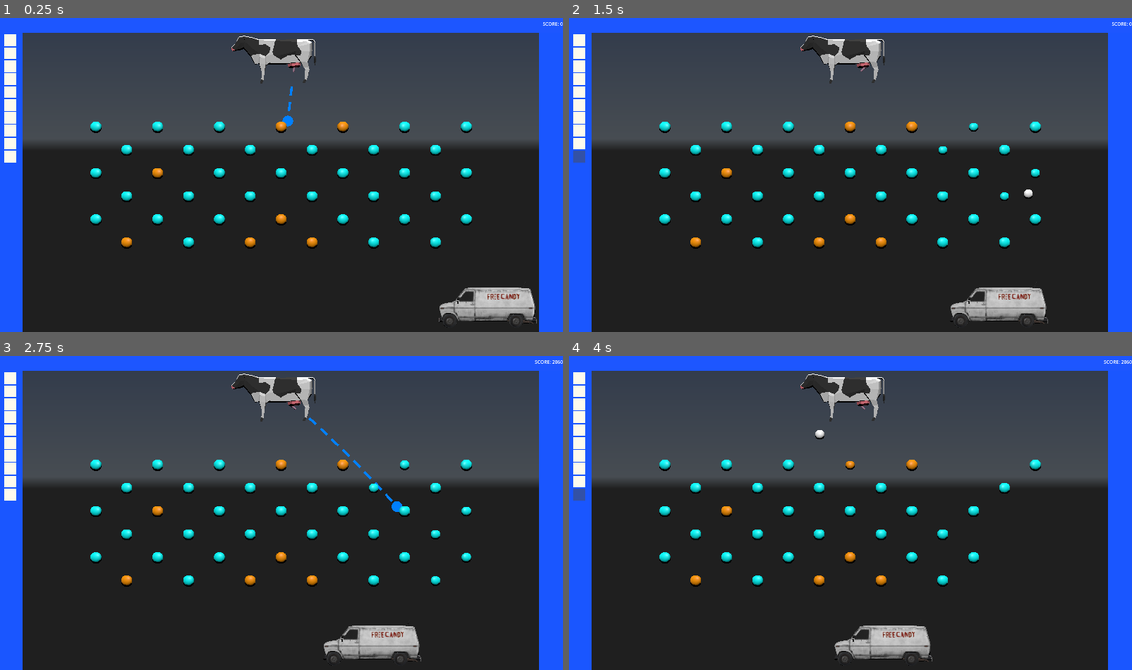
Above: before the commit, frames 1-4 (two rows, left to right).
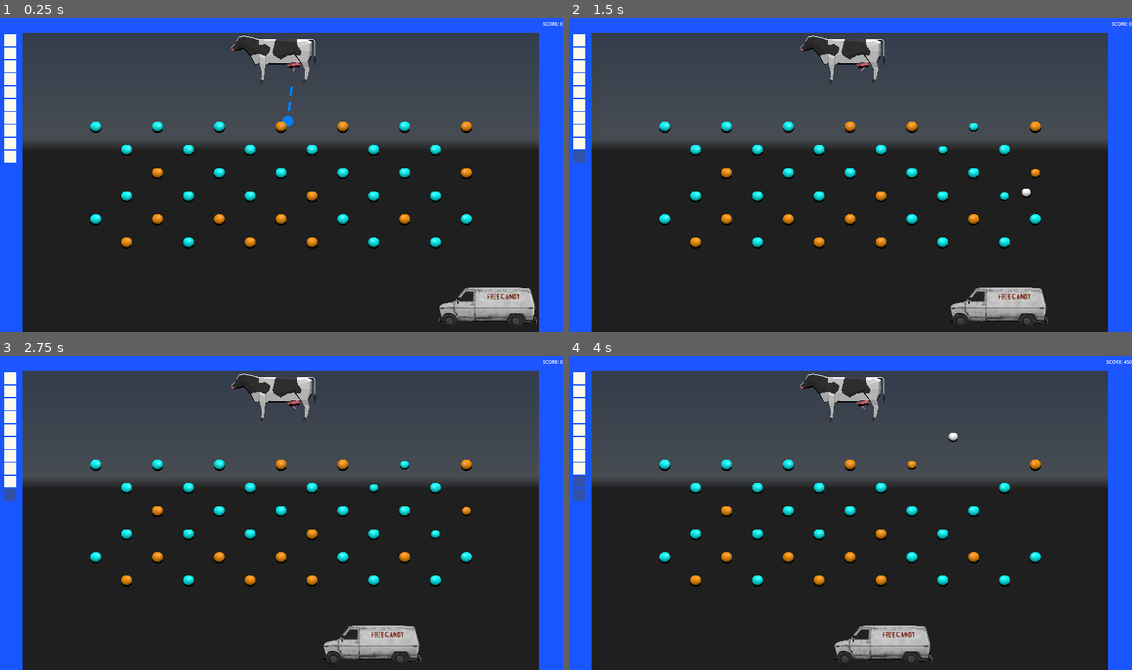
Above: after the commit, the same moments.

Repository: Temia116/Milke-2--Into-the-third-dimension
Game: Godot game, scene res://scenes/node_3d.tscn
Same seed, same stepped clock (60 frames per second), same inputs: the game is played once before the commit and once after it. A sky picture missing from this copy of the repository is replaced by a grey-blue gradient. Video files are missing from this copy of the repository; at most half a second of black plays in their place.
Inputs (mouse positions are in pixels of both pictures, inside the frame that each line leads up to):
- Up to frame 1 (0.25 s): no input
- Up to frame 2 (1.5 s): tap Enter at 0.5 s; move the mouse to (974, 159) at 0.52 s; tap E at 0.6, 1.35 s; click (974, 159) at 0.67 s; move the mouse to (737, 190) at 1.27 s; click (737, 190) at 1.42 s
- Up to frame 3 (2.75 s): move the mouse to (337, 440) at 2.02 s; tap E at 2.1 s; click (337, 440) at 2.17 s
- Up to frame 4 (4 s): move the mouse to (822, 575) at 2.77 s; tap E at 2.85, 3.6 s; click (822, 575) at 2.92 s; move the mouse to (1019, 560) at 3.52 s; click (1019, 560) at 3.67 s

The runs differ from the first frame. In frame 1, 0.4% of the frame differs, in the area x 16-84%, y 33-66%; in frame 2, 0.4%; in frame 3, 0.7%, in the area x 0-100%, y 1-74%; in frame 4, 0.7%.
Error after the commit: Invalid call. Nonexistent function 'activate_cow_ability' in base 'Node (GameManager.gd)'. (res://scenes/node_3d.gd:153)

Commit message:
fart
fart

Diff:
--- a/GameManager.gd
+++ b/GameManager.gd
@@ -6,6 +6,7 @@
 signal balls_changed(new_count: int)
 signal level_complete
 signal game_over
+signal threshold_bonus_ball  # emitted when a score threshold is crossed
 
 # --- Game State ---
 enum State { IDLE, AIMING, BALL_IN_PLAY, LEVEL_COMPLETE, GAME_OVER }
@@ -13,7 +14,7 @@
 
 # --- Score ---
 var score: int = 0
-var multiplier: int = 1
+var multiplier: int = 1          # resets to 1 at the start of each shot
 
 # --- Balls ---
 var balls_remaining: int = 10
@@ -26,37 +27,77 @@
 const MAX_LEVEL: int = 3
 var current_level: int = 1
 
+# --- Score Threshold Bonus ---
+const THRESHOLD_START: int = 5000
+const THRESHOLD_STEP: int = 7000
+var next_threshold: int = THRESHOLD_START
+
+# --- Minimum score required to win a level, even with all oranges cleared ---
+const MIN_SCORE_TO_WIN: int = THRESHOLD_START
+
+# --- Base point values (bumped up so thresholds are reachable) ---
+const BLUE_POINTS: int = 50
+const ORANGE_POINTS: int = 300
+const GREEN_POINTS: int = 150
+
 func _ready():
-	# total_orange_pegs is set by PegSpawner after it finishes spawning
 	balls_changed.emit(balls_remaining)
 
 func add_score(base_points: int):
 	score += base_points * multiplier
 	score_changed.emit(score)
+	_check_threshold_bonus()
+
+func _check_threshold_bonus():
+	while score >= next_threshold:
+		_award_threshold_bonus()
+		next_threshold += THRESHOLD_STEP
+
+func _award_threshold_bonus():
+	balls_remaining += 1
+	balls_changed.emit(balls_remaining)
+	threshold_bonus_ball.emit()
+	print("Score threshold reached! Free ball awarded. Next threshold: ", next_threshold + THRESHOLD_STEP)
 
 func on_peg_hit(peg_type: String):
 	match peg_type:
 		"orange":
 			orange_pegs_hit += 1
-			add_score(100)
+			add_score(ORANGE_POINTS)
+			# Milk Peg multiplier stack (GDD 3.2):
+			# 1st orange this shot -> x2, 2nd -> x3, 3rd+ -> +1 each
+			if multiplier == 1:
+				multiplier = 2
+			else:
+				multiplier += 1
 			if orange_pegs_hit >= total_orange_pegs:
-				level_complete.emit()
-				current_state = State.LEVEL_COMPLETE
+				if score >= MIN_SCORE_TO_WIN:
+					level_complete.emit()
+					current_state = State.LEVEL_COMPLETE
+				else:
+					current_state = State.GAME_OVER
+					game_over.emit()
 		"blue":
-			add_score(10)
+			add_score(BLUE_POINTS)
 		"green":
-			add_score(25)
+			add_score(GREEN_POINTS)
 			# green special ability hook - add later
+
+func on_shot_fired():
+	# Call this when a new ball is launched so the multiplier resets per shot
+	multiplier = 1
 
 func on_ball_caught():
 	balls_remaining += 1
 	balls_changed.emit(balls_remaining)
 	score += 2000
 	score_changed.emit(score)
+	_check_threshold_bonus()
 	print("Free ball awarded! Balls remaining: ", balls_remaining)
 
 func on_ball_launched():
 	current_state = State.BALL_IN_PLAY
+	on_shot_fired()
 
 func on_ball_lost():
 	balls_remaining -= 1
@@ -68,6 +109,8 @@
 	orange_pegs_hit = 0
 	total_orange_pegs = 0
 	current_state = State.IDLE
+	next_threshold = THRESHOLD_START
+	multiplier = 1
 
 func _process(_delta):
 	if balls_remaining <= 0 and current_state != State.GAME_OVER and current_state != State.LEVEL_COMPLETE:
--- /dev/null
+++ b/GreenPeg.tscn
@@ -0,0 +1,17 @@
+[gd_scene format=3 uid="uid://sna5iijugoof"]
+
+[ext_resource type="PackedScene" uid="uid://tnrlvijv6egj" path="res://Assets/GREEN BALL (special ability).glb" id="1_nd2hd"]
+[ext_resource type="Script" uid="uid://cvwh2xsxm6war" path="res://green_peg.gd" id="1_sekef"]
+
+[sub_resource type="SphereShape3D" id="SphereShape3D_nd2hd"]
+radius = 0.42546406
+
+[node name="GreenPeg" type="StaticBody3D" unique_id=1812975418]
+script = ExtResource("1_sekef")
+
+[node name="GREEN BALL (special ability)" parent="." unique_id=602506117 instance=ExtResource("1_nd2hd")]
+transform = Transform3D(0.3, 0, 0, 0, 0.3, 0, 0, 0, 0.3, 0, 0, 0)
+
+[node name="CollisionShape3D" type="CollisionShape3D" parent="." unique_id=1065520258]
+transform = Transform3D(0.6, 0, 0, 0, 0.6, 0, 0, 0, 0.6, 0, 0, 0)
+shape = SubResource("SphereShape3D_nd2hd")
--- a/PegSpawner.gd
+++ b/PegSpawner.gd
@@ -35,22 +35,19 @@
 # Two curved arcs — a frown on top, a smile below.
 # ---------------------------------------------------------------------------
 var level_2 = [
-	# Top arc (frown) - endpoints removed near cow
-	[-9.51, 1.88, "blue"], [-8.09, 1.32, "blue"],
-	[-5.88, 0.88, "blue"], [-3.09, 0.6, "blue"], [0.0, 0.5, "blue"],
-	[3.09, 0.6, "blue"], [5.88, 0.88, "blue"], [8.09, 1.32, "blue"],
-	[9.51, 1.88, "blue"],
-	# Bottom arc (smile)
-	[10.0, -2.5, "blue"], [9.51, -1.88, "blue"], [8.09, -1.32, "blue"],
-	[5.88, -0.88, "blue"], [3.09, -0.6, "blue"], [0.0, -0.5, "blue"],
-	[-3.09, -0.6, "blue"], [-5.88, -0.88, "blue"], [-8.09, -1.32, "blue"],
-	[-9.51, -1.88, "blue"], [-10.0, -2.5, "blue"],
-	# Side columns
-	[-11, 1.0, "blue"], [-11, -0.5, "blue"], [-11, -2.0, "blue"],
-	[11, 1.0, "blue"], [11, -0.5, "blue"], [11, -2.0, "blue"],
-	# Bottom scatter
-	[-6, -3.5, "blue"], [-3, -4.0, "blue"], [0, -4.2, "blue"],
-	[3, -4.0, "blue"], [6, -3.5, "blue"],
+	[-10.0,  2.5,  "blue"], [-9.51,  1.26, "blue"], [-8.09,  0.15, "blue"],
+	[-5.88, -0.74, "blue"], [-3.09, -1.3,  "blue"], [ 0.0,  -1.5,  "blue"],
+	[ 3.09, -1.3,  "blue"], [ 5.88, -0.74, "blue"], [ 8.09,  0.15, "blue"],
+	[ 9.51,  1.26, "blue"], [10.0,   2.5,  "blue"],
+	[ 9.9,  -1.5,  "blue"], [ 9.42, -0.53, "blue"], [ 8.01,  0.35, "blue"],
+	[ 5.82,  1.05, "blue"], [ 3.06,  1.5,  "blue"], [ 0.0,   1.65, "blue"],
+	[-3.06,  1.5,  "blue"], [-5.82,  1.05, "blue"], [-8.01,  0.35, "blue"],
+	[-9.42, -0.53, "blue"], [-9.9,  -1.5,  "blue"],
+	[-11,  1.0,  "blue"], [-11, -0.5,  "blue"], [-11, -2.0,  "blue"], [-10, -3.5,  "blue"],
+	[ 11,  1.0,  "blue"], [ 11, -0.5,  "blue"], [ 11, -2.0,  "blue"], [ 10, -3.5,  "blue"],
+	[-5, -3.5, "blue"], [0, -4.0, "blue"], [5, -3.5, "blue"],
+	[-3,  0.2, "blue"], [3,  0.2, "blue"], [0, -0.8, "blue"],
+	[-6, -2.5, "blue"], [6, -2.5, "blue"],
 ]
 
 # ---------------------------------------------------------------------------
@@ -58,45 +55,25 @@
 # Two full peg rings with a diagonal scatter bridging them.
 # ---------------------------------------------------------------------------
 var level_3 = [
-	# Left ring (12 pegs, full loop)
-	[-1.0, -1.0, "blue"],
-	[-1.54, 1.0, "blue"],
-	[-3.0, 2.46, "blue"],
-	[-5.0, 3.0, "blue"],
-	[-7.0, 2.46, "blue"],
-	[-8.46, 1.0, "blue"],
-	[-9.0, -1.0, "blue"],
-	[-8.46, -3.0, "blue"],
-	[-7.0, -4.46, "blue"],
-	[-5.0, -5.0, "blue"],
-	[-3.0, -4.46, "blue"],
-	[-1.54, -3.0, "blue"],
-	# Right ring (12 pegs, full loop)
-	[9.0, -1.0, "blue"],
-	[8.46, 1.0, "blue"],
-	[7.0, 2.46, "blue"],
-	[5.0, 3.0, "blue"],
-	[3.0, 2.46, "blue"],
-	[1.54, 1.0, "blue"],
-	[1.0, -1.0, "blue"],
-	[1.54, -3.0, "blue"],
-	[3.0, -4.46, "blue"],
-	[5.0, -5.0, "blue"],
-	[7.0, -4.46, "blue"],
-	[8.46, -3.0, "blue"],
-	# Bottom row
-	[-10, -6.5, "blue"], [-7, -6.5, "blue"], [-4, -6.5, "blue"],
-	[0, -6.5, "blue"], [4, -6.5, "blue"], [7, -6.5, "blue"], [10, -6.5, "blue"],
+	[-0.5,  0.5,  "blue"], [-1.36, 3.15, "blue"], [-3.61, 4.78, "blue"],
+	[-6.39, 4.78, "blue"], [-8.64, 3.15, "blue"], [-9.5,  0.5,  "blue"],
+	[-8.64,-2.15, "blue"], [-6.39,-3.78, "blue"], [-3.61,-3.78, "blue"], [-1.36,-2.15, "blue"],
+	[ 9.5,  0.5,  "blue"], [ 8.64, 3.15, "blue"], [ 6.39, 4.78, "blue"],
+	[ 3.61, 4.78, "blue"], [ 1.36, 3.15, "blue"], [ 0.5,  0.5,  "blue"],
+	[ 1.36,-2.15, "blue"], [ 3.61,-3.78, "blue"], [ 6.39,-3.78, "blue"], [ 8.64,-2.15, "blue"],
+	[-11,  3.5, "blue"], [-8,  2.5, "blue"], [-2,  3.0, "blue"],
+	[  2, -3.0, "blue"], [ 8, -2.5, "blue"], [11, -3.5, "blue"],
+	[-10, -4.0, "blue"], [-7, -4.0, "blue"], [-4, -4.0, "blue"],
+	[  0, -4.0, "blue"], [ 4, -4.0, "blue"], [ 7, -4.0, "blue"], [10, -4.0, "blue"],
+	[0, 0.5, "blue"],
 ]
+
 # ---------------------------------------------------------------------------
 
 func _ready():
 	spawn_level(GameManager.current_level)
 
 func spawn_level(level_num: int):
-	for child in get_children():
-		child.queue_free()
-	await get_tree().process_frame
 	var layout: Array
 	match level_num:
 		1: layout = level_1
@@ -106,18 +83,29 @@
 			push_error("PegSpawner: No layout defined for level " + str(level_num))
 			return
 
-	# Randomly assign ~20% of pegs as orange
-	var orange_count = max(1, int(layout.size() * 0.20))
+	# Randomly assign ~35% of pegs as orange
+	var orange_count = max(1, int(layout.size() * 0.35))
 	var shuffled_indices = range(layout.size())
 	shuffled_indices = Array(shuffled_indices)
 	shuffled_indices.shuffle()
 	var orange_indices = shuffled_indices.slice(0, orange_count)
 
+	# Pick exactly one remaining blue peg to become the green Power Peg
+	var green_index = -1
+	for idx in shuffled_indices:
+		if not (idx in orange_indices):
+			green_index = idx
+			break
+
 	for i in range(layout.size()):
 		var entry = layout[i]
 		var x    = entry[0]
 		var y    = entry[1]
-		var type = "orange" if i in orange_indices else entry[2]
+		var type = entry[2]
+		if i in orange_indices:
+			type = "orange"
+		elif i == green_index:
+			type = "green"
 
 		var peg_scene = _get_scene_for_type(type)
 		if peg_scene == null:
--- /dev/null
+++ b/green_peg.gd
@@ -0,0 +1,31 @@
+# GreenPeg.gd
+# Same base behaviour as a normal peg, but refreshes the current cow's
+# ability when hit — a small "Power Peg" bonus per the GDD.
+extends StaticBody3D
+
+@export var peg_type: String = "green"
+var hit: bool = false
+
+func _ready():
+	add_to_group("green_pegs")
+
+func on_hit():
+	if hit:
+		return
+	hit = true
+	var tween = create_tween()
+	tween.tween_property(self, "scale", Vector3(1.6, 1.6, 1.6), 0.08)
+	tween.tween_property(self, "scale", Vector3(1.2, 1.2, 1.2), 0.08)
+
+func on_ball_exited():
+	if not hit:
+		return
+	GameManager.on_peg_hit(peg_type)
+	GameManager.cow_ability_used = false  # refresh the ability for this level
+	print("Green peg hit! Cow ability refreshed.")
+	$CollisionShape3D.disabled = true
+	var tween = create_tween()
+	tween.tween_property(self, "scale", Vector3(1.4, 1.4, 1.4), 0.1)
+	tween.tween_property(self, "scale", Vector3(0.0, 0.0, 0.0), 0.15)
+	await tween.finished
+	queue_free()
--- a/scenes/node_3d.gd
+++ b/scenes/node_3d.gd
@@ -9,6 +9,7 @@
 var aim_mesh: ImmediateMesh
 var aim_mesh_instance: MeshInstance3D
 var current_shoot_dir: Vector3 = Vector3.DOWN
+var bessie_next_shot: bool = false
 
 const GRAVITY_SCALE: float = 1.75
 const GRAVITY: float = -9.8
@@ -69,6 +70,15 @@
 	ball.linear_velocity = _get_launch_velocity()
 	ball.gravity_scale = GRAVITY_SCALE
 	ball.tree_exited.connect(_on_ball_exited)
+
+	if bessie_next_shot:
+		ball.scale = Vector3(3, 3, 3)
+		var phys_mat = PhysicsMaterial.new()
+		phys_mat.bounce = 0.05
+		phys_mat.friction = 0.1
+		ball.physics_material_override = phys_mat
+		ball.mass = 6.0
+		bessie_next_shot = false
 
 func _draw_aim_line():
 	aim_mesh.clear_surfaces()
@@ -135,6 +145,20 @@
 	if event is InputEventMouseButton:
 		if event.button_index == MOUSE_BUTTON_LEFT and event.pressed and can_shoot:
 			_shoot()
+	if event is InputEventKey:
+		if event.keycode == KEY_E and event.pressed and can_shoot:
+			_activate_cow_ability()
+
+func _activate_cow_ability():
+	if GameManager.activate_cow_ability():
+		match GameManager.selected_cow:
+			"bessie":
+				bessie_next_shot = true
+				print("Bessie activated! Next shot is UDDERLY MASSIVE.")
+			"moolinda":
+				GameManager.ability_score_multiplier = 2
+				print("Moolinda activated! Next shot scores DOUBLE CREAM.")
 
 func _on_ball_exited():
 	can_shoot = true
+	GameManager.reset_shot_multipliers()
Not shown, added: green_peg.gd.uid
